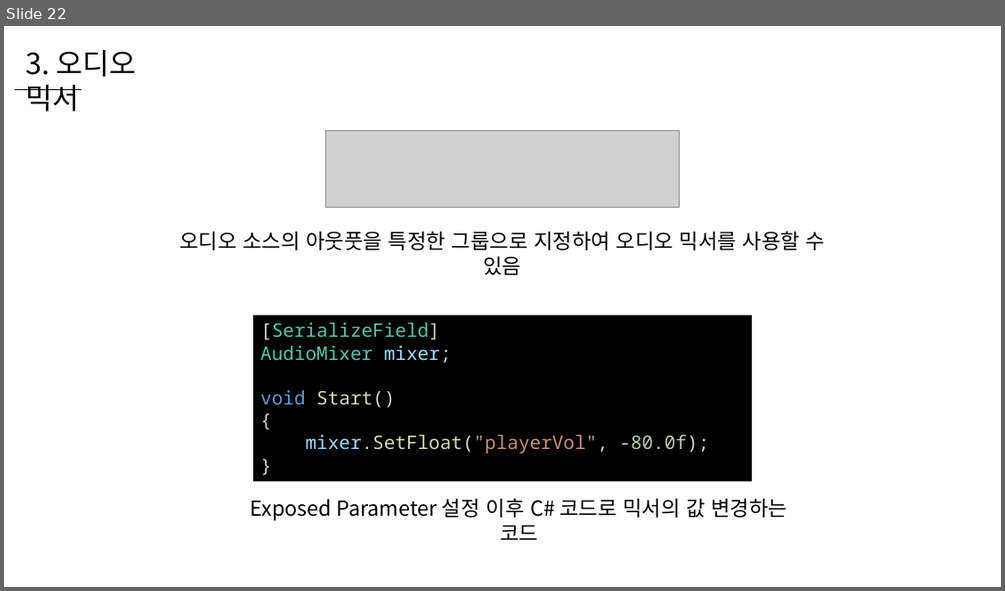
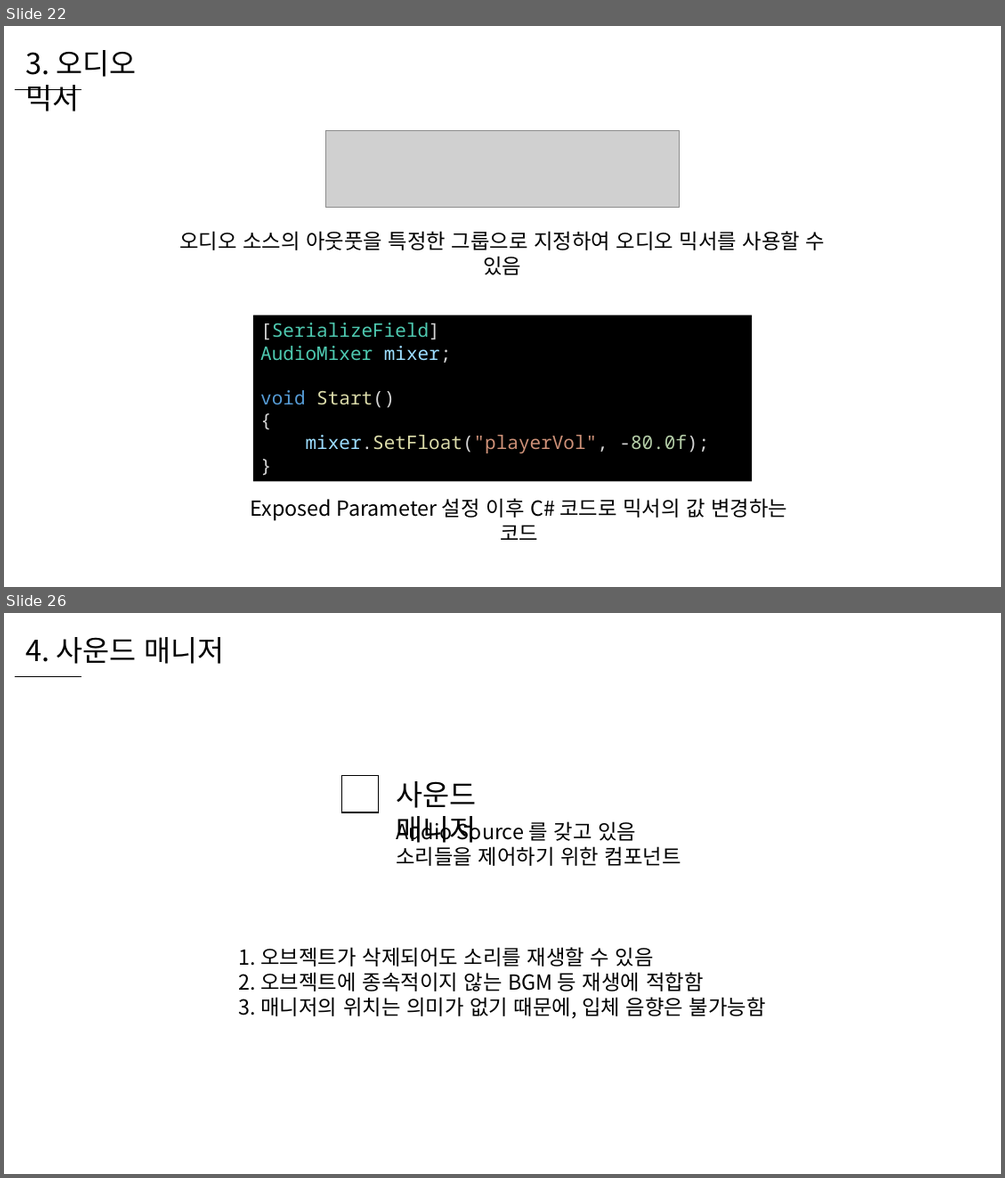
Before and after one commit to WooLyung/2022-Unity-Lecture, a slide deck: 1 - 소리.pptx. Shown one above the other, each under a label of ours: slide 22 before the commit, slides 22 and 26 after it; the slides between them are not shown. The pictures are 1005x591 and 1005x1178 pixels, drawn with LibreOffice and Linux fonts; fonts in the diff are those of the drawing; grey boxes stand for pictures. Boxes give left, top, right and bottom in pixels: in the first picture for what was removed or moved away, otherwise in the second. Text is boxed around its words. In the diff, an @@ line names an element or a change of style, - is before the commit and + after.

```diff
--- a/1 - 소리.pptx
+++ b/1 - 소리.pptx
@@ slide 26 added at (4,613,1001,1174), background #FFFFFF @@
@@ text added at (25,637,225,664), 28 pt, text #000000 @@
+4. 사운드 매니저
@@ line added from (15, 676) to (81, 676), #000000 0.5 pt @@
@@ rectangle added at (341,776,378,812), fill #FFFFFF, outline #000000 1 pt @@
@@ text added at (396,781,476,848), 28 pt, text #000000 @@
+사운드 매니저
@@ text added at (396,819,681,866), 20 pt, text #000000 @@
+Audio Source 를 갖고 있음
+소리들을 제어하기 위한 컴포넌트
@@ text added at (239,947,766,1018), 20 pt, text #000000 @@
+1. 오브젝트가 삭제되어도 소리를 재생할 수 있음
+2. 오브젝트에 종속적이지 않는 BGM 등 재생에 적합함
+3. 매니저의 위치는 의미가 없기 때문에, 입체 음향은 불가능함
```
Also in this commit, not shown: 3 slides changed, 6 other slides added, 8 other files.
